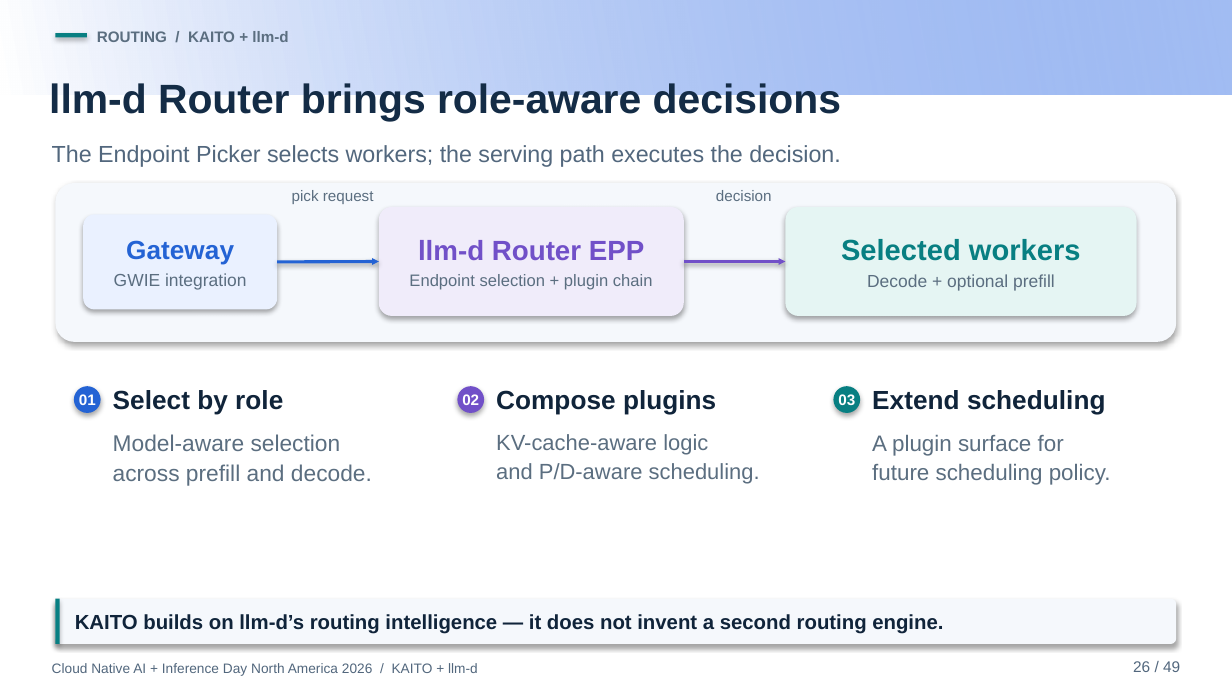
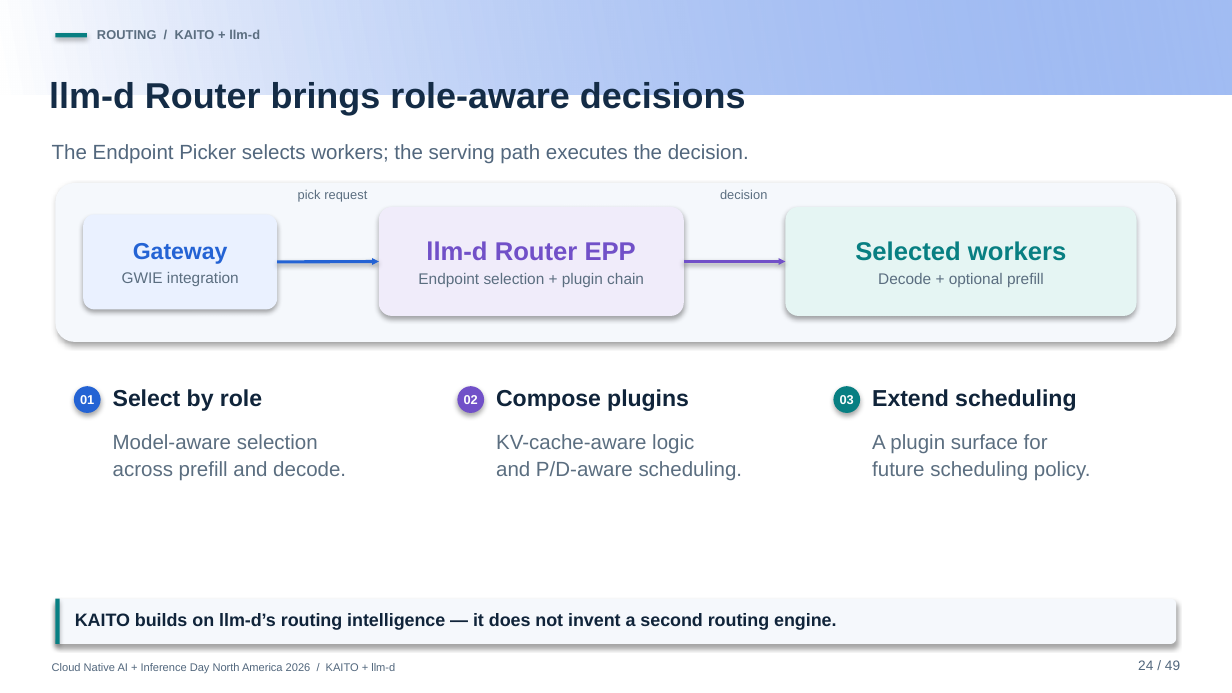
Before and after one commit to andyzhangx/demo, a slide deck: slide 24 of llm/pd-disaggregation/kubecon-na-2026-pd-disaggregation-kaito-llmd.pptx (slide 26 before the commit). Drawn at 1232x693 pixels with LibreOffice and Linux fonts; fonts in the diff are those of the drawing; background and template pictures are left out. Boxes give left, top, right and bottom in pixels: in the first picture for what was removed or moved away, otherwise in the second. Text is boxed around its words. In the diff, an @@ line names an element or a change of style, - is before the commit and + after.

```diff
--- a/llm/pd-disaggregation/kubecon-na-2026-pd-disaggregation-kaito-llmd.pptx
+++ b/llm/pd-disaggregation/kubecon-na-2026-pd-disaggregation-kaito-llmd.pptx
@@ text "llm-d Router brings role-aware decisions" at bbox=[49, 82, 746, 115]: size 23.9 to 21 pt @@
@@ text "The Endpoint Picker selects workers; ..." at bbox=[52, 144, 749, 164]: size 13.6 to 12 pt @@
@@ rounded rectangle "llm-d Router EPP" at bbox=[378, 207, 684, 317]: size 16.2 to 15 pt in "llm-d Router EPP"; size 9.7 to 9 pt in "Endpoint selection + plugin chain" @@
@@ rounded rectangle "Selected workers" at bbox=[786, 207, 1137, 317]: size 17 to 15 pt in "Selected workers"; size 10.2 to 9 pt in "Decode + optional prefill" @@
@@ rounded rectangle "Gateway" at bbox=[84, 214, 277, 309]: size 15.3 to 13.5 pt in "Gateway"; size 10.2 to 9 pt in "GWIE integration" @@
@@ size 8.9 to 7.5 pt in 6 elements at bbox=[97, 29, 260, 39], bbox=[298, 189, 367, 202], bbox=[720, 189, 767, 199], bbox=[74, 386, 101, 413], bbox=[457, 386, 484, 413], bbox=[833, 386, 860, 413] @@
@@ size 15.3 to 13.5 pt in 3 elements at bbox=[113, 389, 262, 411], bbox=[496, 389, 689, 411], bbox=[872, 389, 1076, 411] @@
@@ text "Model-aware selection" at bbox=[113, 434, 346, 481]: size 13.3 to 12 pt @@
@@ text "KV-cache-aware logic" at bbox=[496, 434, 743, 480]: size 12.8 to 12 pt @@
@@ text "A plugin surface for" at bbox=[872, 434, 1091, 481]: size 13.1 to 12 pt @@
@@ text "KAITO builds on llm-d’s routing ..." at bbox=[75, 613, 836, 630]: size 11.9 to 10.5 pt @@
@@ text "Cloud Native AI + Inference ..." at bbox=[52, 663, 395, 673]: size 8 to 6.5 pt @@
@@ text at bbox=[1138, 660, 1180, 670]: text changed; size 9 to 8 pt @@
-26 / 49
+24 / 49
```
Also in this commit, not shown: 45 other slides changed, 2 slides added, 2 slides removed.
